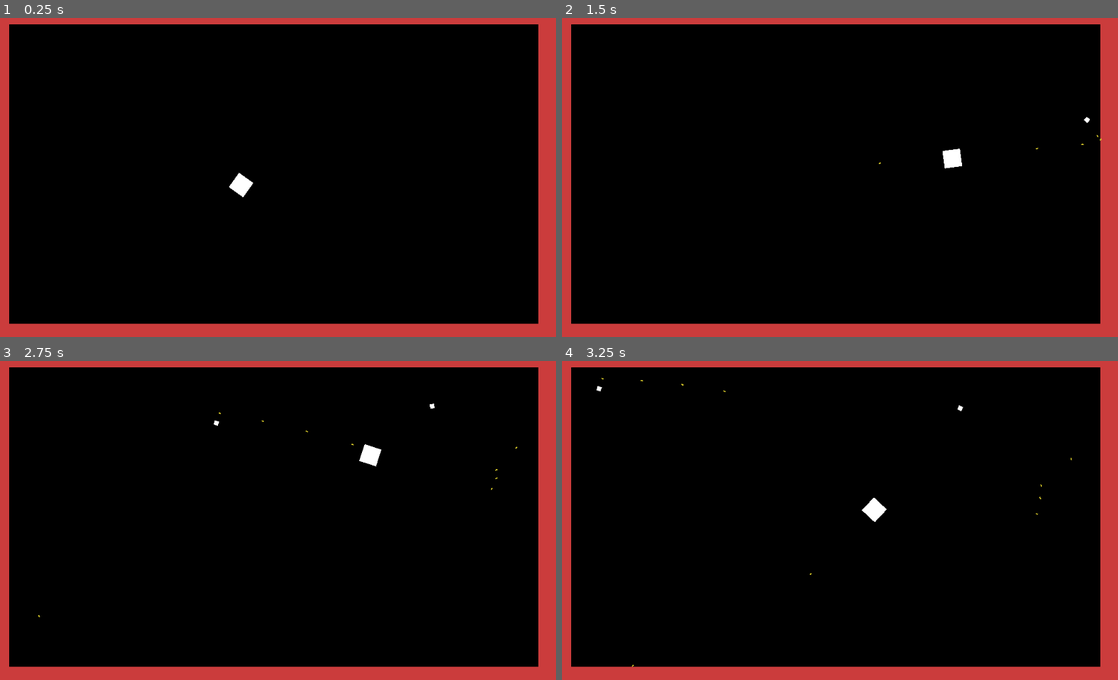
Above: before the commit, frames 1-4 (two rows, left to right).
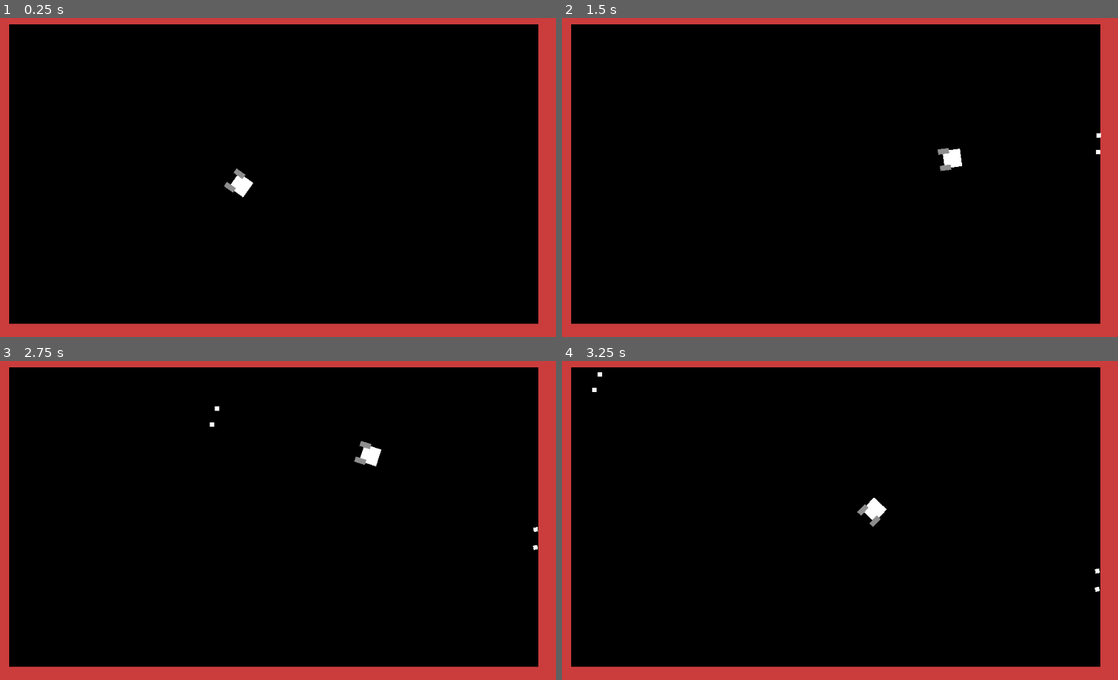
Above: after the commit, the same moments.

Repository: Hirnzwirbler/Top-Down-Shooter
Game: Godot game, scene res://World.tscn
Two runs of this game, one before a commit and one after it. Both use one fixed random seed, a clock stepped at 60 frames per second and the inputs below.
Inputs (mouse positions are in pixels of both pictures, inside the frame that each line leads up to):
- Up to frame 1 (0.25 s): no input
- Up to frame 2 (1.5 s): tap Enter at 0.5 s; move the mouse to (962, 155) at 0.52 s; press the mouse at (962, 155) at 0.53 s; hold Up (ui_up) 0.53-1.28 s; move the mouse to (723, 187) at 1.27 s; release the mouse at (723, 187) at 1.28 s; hold Down (ui_down) from 1.28 s (still down); click (723, 187) at 1.35 s
- Up to frame 3 (2.75 s): move the mouse to (328, 440) at 2.02 s; release Down (ui_down) at 2.03 s; press the mouse at (328, 440) at 2.03 s; hold Up (ui_up) from 2.03 s (still down)
- Up to frame 4 (3.25 s): keep holding Up (ui_up); move the mouse to (806, 581) at 2.77 s; release the mouse at (806, 581) at 2.78 s; click (806, 581) at 2.85 s

The runs differ from the first frame. In frame 1, less than 0.1% of the frame differs, in the area x 40-45%, y 47-55%; in frame 2, 0.1%; in frame 3, 0.2%; in frame 4, 0.2%, in the area x 5-97%, y 3-97%.

Commit message:
Experiments with Projectiles binding to a weapon

Diff:
--- a/Cannon.gd
+++ b/Cannon.gd
@@ -1,17 +1,16 @@
-extends RigidBody2D
-
-export (int) var BULLET_SPEED = 750
+extends Area2D
 
 onready var timer = $Timer
+onready var muzzle = $Muzzle
 
-func _ready():
-	timer.start()
+var CannonBall = preload("res://Cannon_Ball.tscn")
 
-func _on_Bullet_body_entered(body):
-	if body.is_in_group("mobs"):
-		body.queue_free()
-	queue_free()
-
-
-func _on_Timer_timeout():
-	queue_free()
+func shoot(rotation):
+	if timer.time_left == 0:
+		var cannonBall = CannonBall.instance()
+		cannonBall.position = muzzle.global_position
+		cannonBall.rotation_degrees = rotation_degrees
+		cannonBall.apply_impulse(Vector2(), Vector2(cannonBall.BULLET_SPEED,0).rotated(rotation))
+		print(rotation)
+		get_tree().get_root().call_deferred("add_child", cannonBall)
+		timer.start()
--- a/Cannon.tscn
+++ b/Cannon.tscn
@@ -4,19 +4,23 @@
 [ext_resource path="res://Cannon.gd" type="Script" id=2]
 
 [sub_resource type="RectangleShape2D" id=1]
-extents = Vector2( 4, 4 )
+extents = Vector2( 10, 4 )
 
-[node name="Cannon" type="RigidBody2D"]
+[node name="Cannon" type="Area2D"]
 script = ExtResource( 2 )
 
 [node name="Sprite" type="Sprite" parent="."]
-scale = Vector2( 0.5, 0.5 )
+modulate = Color( 0.560784, 0.560784, 0.560784, 1 )
+scale = Vector2( 1.25, 0.6 )
 texture = ExtResource( 1 )
 
 [node name="CollisionShape2D" type="CollisionShape2D" parent="."]
 shape = SubResource( 1 )
 
+[node name="Muzzle" type="Position2D" parent="."]
+position = Vector2( 10, 0 )
+
+[node name="Origin" type="Position2D" parent="."]
+
 [node name="Timer" type="Timer" parent="."]
-wait_time = 5.0
 one_shot = true
-[connection signal="timeout" from="Timer" to="." method="_on_Timer_timeout"]
--- /dev/null
+++ b/Cannon_Ball.gd
@@ -0,0 +1,17 @@
+extends RigidBody2D
+
+export (int) var BULLET_SPEED = 750
+
+onready var timer = $Timer
+
+func _ready():
+	timer.start()
+
+func _on_Bullet_body_entered(body):
+	if body.is_in_group("mobs"):
+		body.queue_free()
+	queue_free()
+
+
+func _on_Timer_timeout():
+	queue_free()
--- /dev/null
+++ b/Cannon_Ball.tscn
@@ -0,0 +1,22 @@
+[gd_scene load_steps=4 format=2]
+
+[ext_resource path="res://Cannon_Ball.gd" type="Script" id=1]
+[ext_resource path="res://Square_16_16.png" type="Texture" id=2]
+
+[sub_resource type="RectangleShape2D" id=1]
+extents = Vector2( 4, 4 )
+
+[node name="Cannon_Ball" type="RigidBody2D"]
+script = ExtResource( 1 )
+
+[node name="Sprite" type="Sprite" parent="."]
+scale = Vector2( 0.5, 0.5 )
+texture = ExtResource( 2 )
+
+[node name="CollisionShape2D" type="CollisionShape2D" parent="."]
+shape = SubResource( 1 )
+
+[node name="Timer" type="Timer" parent="."]
+wait_time = 5.0
+one_shot = true
+[connection signal="timeout" from="Timer" to="." method="_on_Timer_timeout"]
--- a/Player.gd
+++ b/Player.gd
@@ -7,10 +7,8 @@
 export (float) var ACCELERATION = 0.1
 export (float) var FRICTION = 0.05
 
-onready var muzzle1 = $Muzzle
-onready var muzzle2 = $Muzzle2
-onready var gun_timer1 = $GunTimer1
-onready var gun_timer2 = $GunTimer2
+onready var gun1 = $Sprite/Cannon
+onready var gun2 = $Sprite/Cannon2
 
 var velocity = Vector2()
 
@@ -25,12 +23,8 @@
 		shoot()
 
 func shoot():
-	if gun_timer1.time_left == 0:
-		shoot_bullet(muzzle1)
-		gun_timer1.start()
-	if gun_timer2.time_left == 0:
-		shoot_cannon(muzzle2)
-		gun_timer2.start()
+	gun1.shoot(rotation)
+	gun2.shoot(rotation)
 
 func shoot_bullet(muzzle_num):
 	var bullet = Bullet.instance()
@@ -39,12 +33,6 @@
 	bullet.apply_impulse(Vector2(), Vector2(bullet.BULLET_SPEED,0).rotated(rotation))
 	get_tree().get_root().call_deferred("add_child", bullet)
 
-func shoot_cannon(muzzle_num):
-	var cannon = Cannon.instance()
-	cannon.position = muzzle_num.global_position
-	cannon.rotation_degrees = rotation_degrees
-	cannon.apply_impulse(Vector2(), Vector2(cannon.BULLET_SPEED,0).rotated(rotation))
-	get_tree().get_root().call_deferred("add_child", cannon)
 
 func move(delta):
 	velocity = velocity.normalized() * MAX_SPEED
--- a/Player.tscn
+++ b/Player.tscn
@@ -1,7 +1,8 @@
-[gd_scene load_steps=4 format=2]
+[gd_scene load_steps=5 format=2]
 
 [ext_resource path="res://Square_16_16.png" type="Texture" id=1]
 [ext_resource path="res://Player.gd" type="Script" id=2]
+[ext_resource path="res://Cannon.tscn" type="PackedScene" id=3]
 
 [sub_resource type="RectangleShape2D" id=1]
 extents = Vector2( 16, 16 )
@@ -14,18 +15,17 @@
 scale = Vector2( 2, 2 )
 texture = ExtResource( 1 )
 
+[node name="Cannon" parent="Sprite" instance=ExtResource( 3 )]
+position = Vector2( 7.125, -7.5 )
+scale = Vector2( 0.5, 0.5 )
+
+[node name="Cannon2" parent="Sprite" instance=ExtResource( 3 )]
+position = Vector2( 7.125, 7.5 )
+scale = Vector2( 0.5, 0.5 )
+
 [node name="CollisionShape2D" type="CollisionShape2D" parent="."]
 shape = SubResource( 1 )
-
-[node name="Muzzle" type="Position2D" parent="."]
-position = Vector2( 16.25, 9 )
-
-[node name="Muzzle2" type="Position2D" parent="."]
-position = Vector2( 16.25, -10 )
 
 [node name="GunTimer1" type="Timer" parent="."]
 wait_time = 0.2
 one_shot = true
-
-[node name="GunTimer2" type="Timer" parent="."]
-one_shot = true
